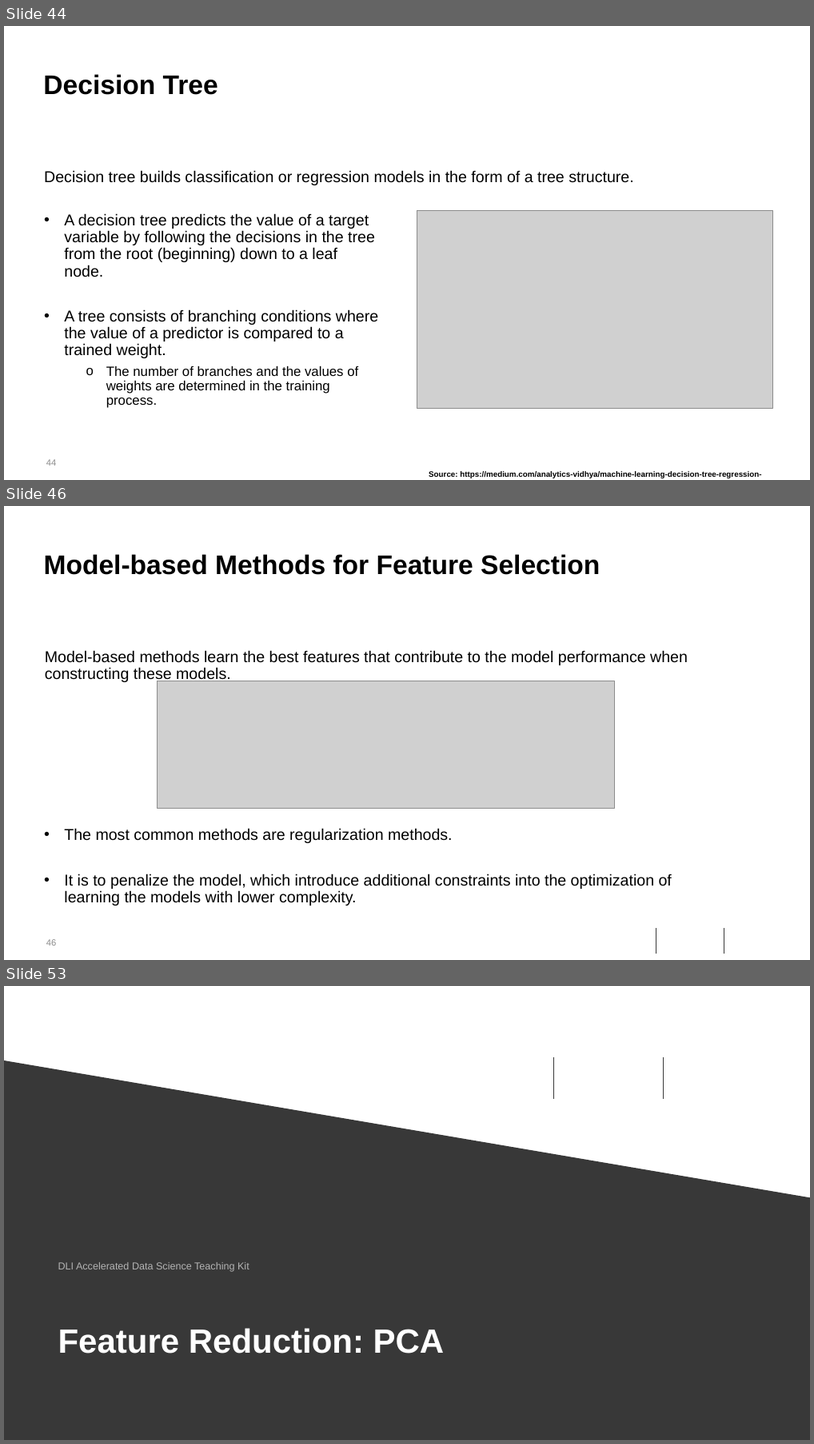
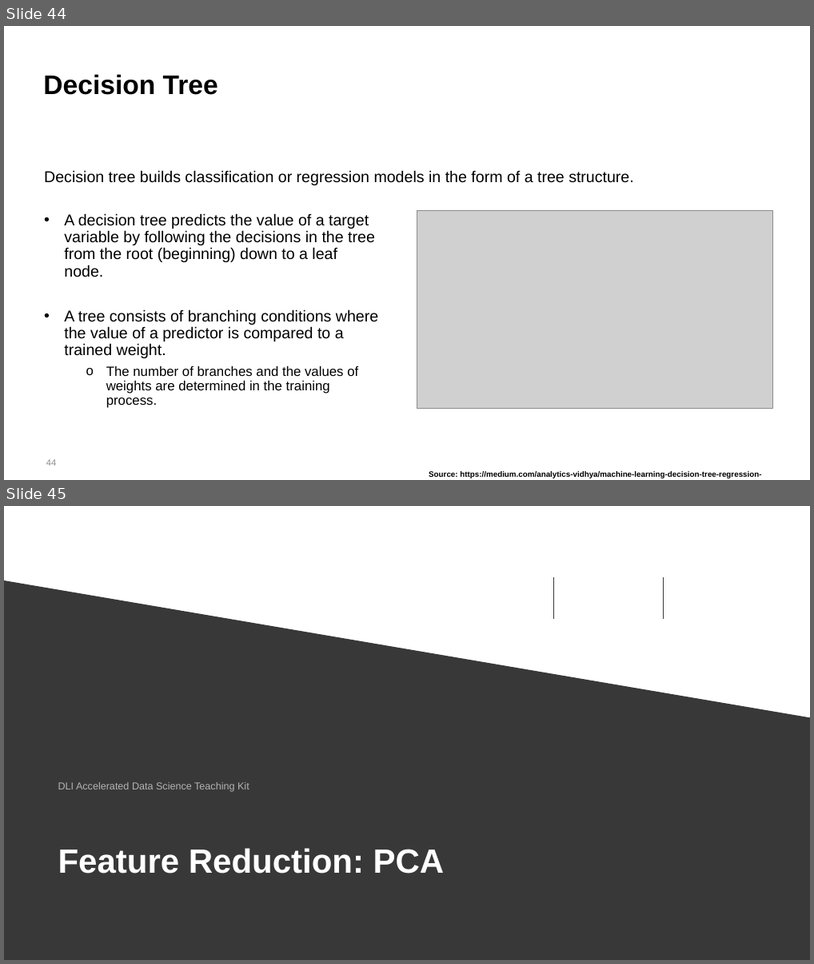
Before and after one commit to manglayev/nu-courses-material, a slide deck: CSCI-423/week-11/Lecture-3-data-pre-processing.pptx. Shown one above the other, each under a label of ours: slides 44, 46 and 53 before the commit, slides 44 and 45 after it; the slides between them are not shown. The pictures are 814x1444 and 814x964 pixels, drawn with LibreOffice and Linux fonts; fonts in the diff are those of the drawing; grey boxes stand for pictures; background and template pictures are left out. Boxes give left, top, right and bottom in pixels: in the first picture for what was removed or moved away, otherwise in the second. Text is boxed around its words. In the diff, an @@ line names an element or a change of style, - is before the commit and + after.

```diff
--- a/CSCI-423/week-11/Lecture-3-data-pre-processing.pptx
+++ b/CSCI-423/week-11/Lecture-3-data-pre-processing.pptx
@@ slide 46 removed at [4, 506, 810, 960], background #FFFFFF; not listed: 1 template element that a slide beside it also shows @@
@@ title removed at [44, 554, 600, 575] @@
-Model-based Methods for Feature Selection
@@ text removed at [45, 650, 688, 683] @@
-Model-based methods learn the best features that contribute to the model performance when constructing these models.
@@ picture removed at [157, 680, 614, 808] @@
@@ text removed at [64, 828, 672, 905] @@
-• The most common methods are regularization methods.
-• It is to penalize the model, which introduce additional constraints into the optimization of learning the models with lower complexity.
@@ line removed from (656, 928) to (656, 953) @@
@@ line removed from (724, 928) to (724, 953) @@
@@ what was slide 53 is now slide 45 @@
```
Also in this commit, not shown: 7 other slides removed.
